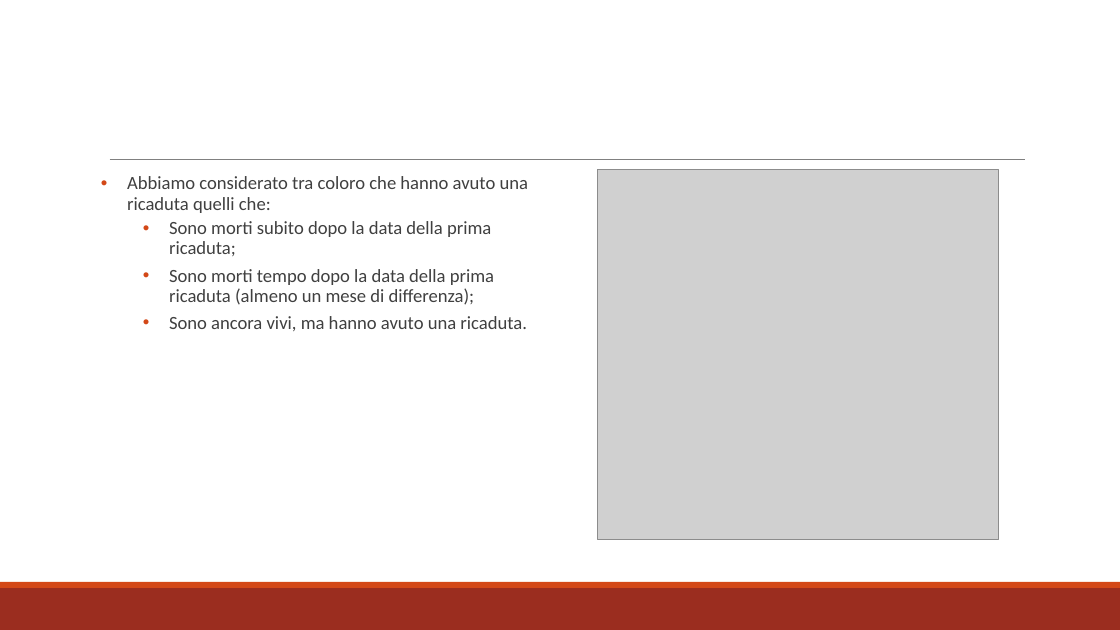
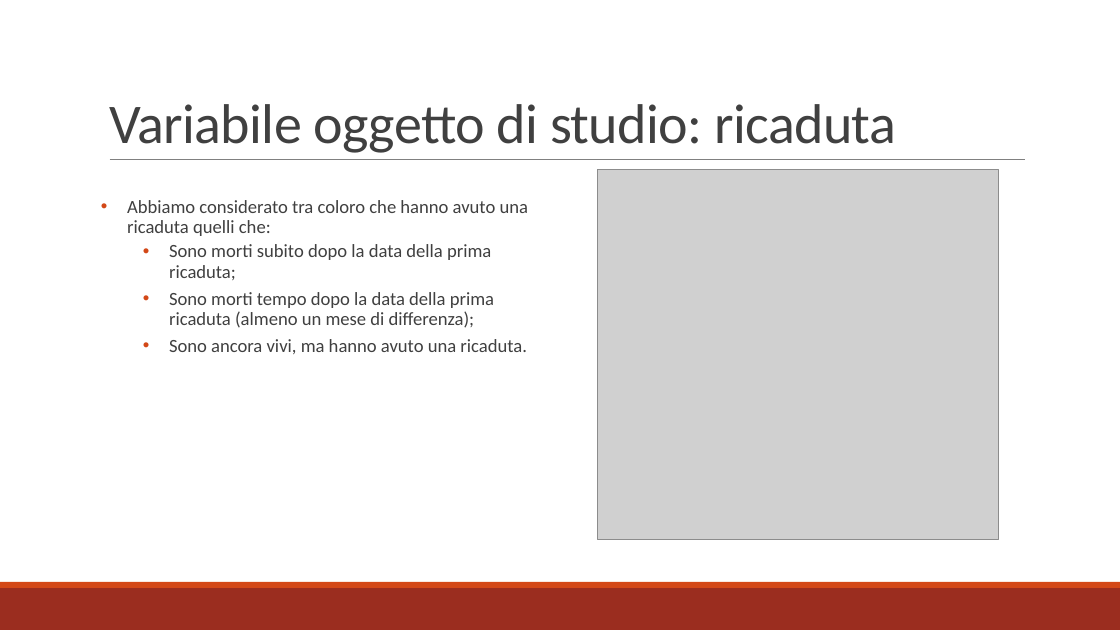
Before and after one commit to alghul96/AnalisiCdS, a slide deck: slide 5 of 2017-5 - 10 gruppo 8.pptx. Drawn at 1120x630 pixels with LibreOffice and Linux fonts; fonts in the diff are those of the drawing; grey boxes stand for pictures. Boxes give left, top, right and bottom in pixels: in the first picture for what was removed or moved away, otherwise in the second. Text is boxed around its words. In the diff, an @@ line names an element or a change of style, - is before the commit and + after.

```diff
--- a/2017-5 - 10 gruppo 8.pptx
+++ b/2017-5 - 10 gruppo 8.pptx
@@ title added at (x1=109, y1=104, x2=896, y2=153), 48 pt, text #404040 @@
+Variabile oggetto di studio: ricaduta
@@ text "Abbiamo considerato tra coloro che ..." moved from (x1=127, y1=176, x2=528, y2=331) to (x1=127, y1=200, x2=528, y2=354) @@
```
Also in this commit, not shown: 2 other slides changed, 12 slides added, 4 other files.
